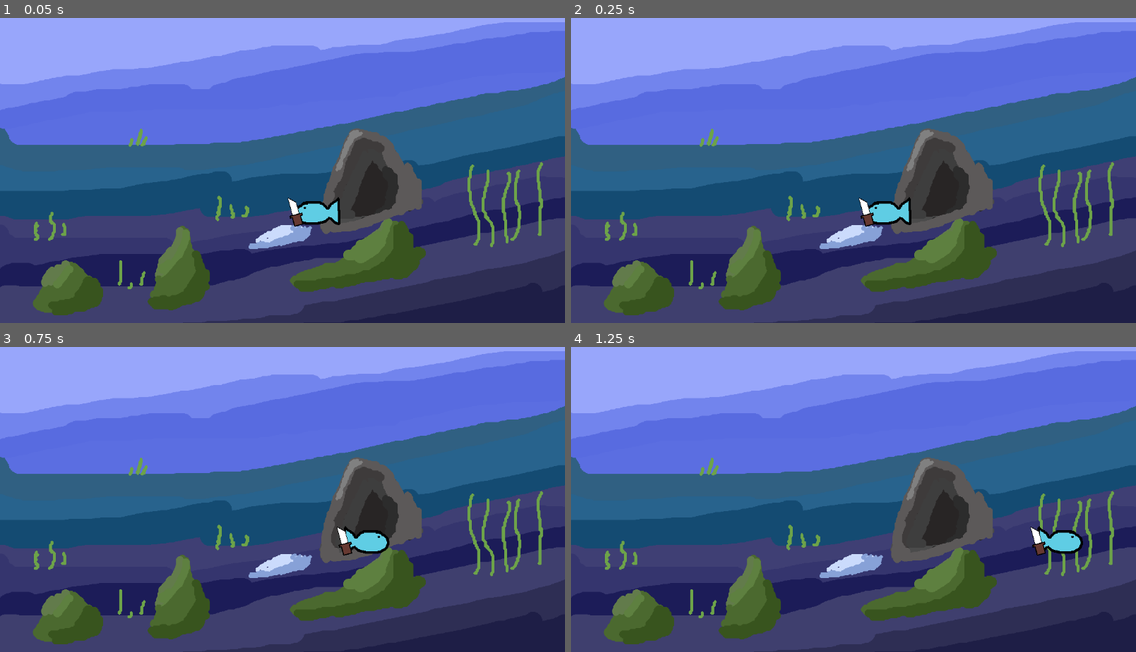
Above: before the commit, frames 1-4 (two rows, left to right).
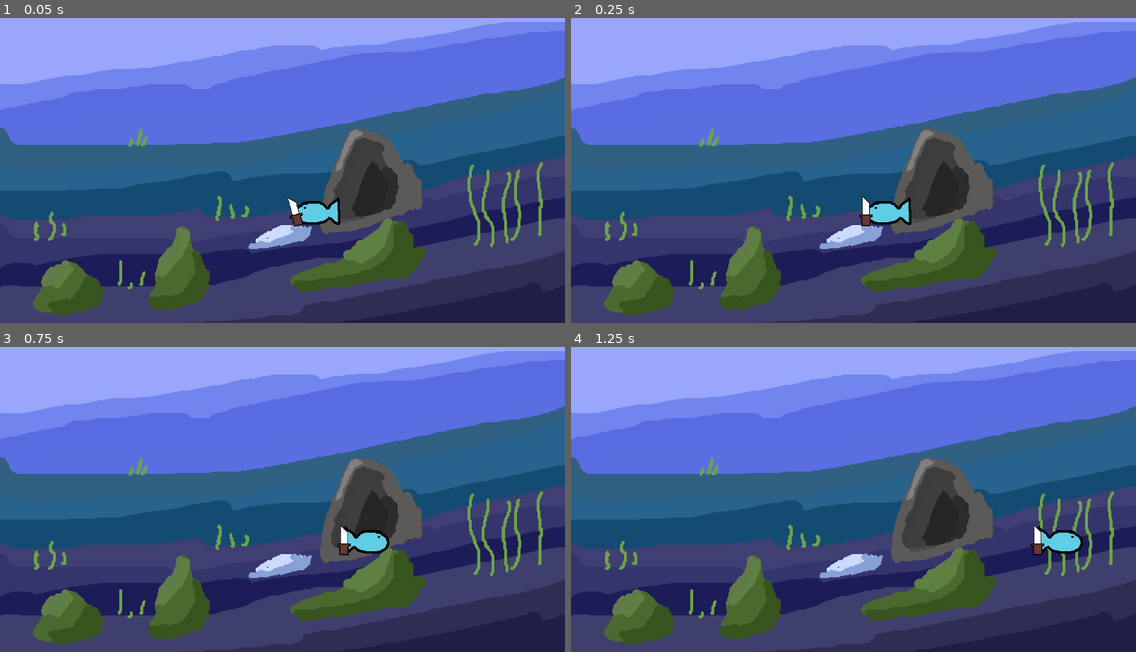
Above: after the commit, the same moments.

Repository: tony10201/FISH
Game: Godot game, scene res://Assets/Levels/main.tscn
Two runs of this game, one before a commit and one after it. Both use one fixed random seed, a clock stepped at 60 frames per second and the inputs below. The engine's default icon, where the game draws it, is replaced by a stand-in: a white triangle on a blue panel in a dark square.
Inputs:
- Up to frame 1 (0.05 s): no input
- Up to frame 2 (0.25 s): no input
- Up to frame 3 (0.75 s): tap Enter at 0.5 s; hold D (Right) from 0.53 s (still down)
- Up to frame 4 (1.25 s): keep holding D (Right)

Frame 1 is identical in both runs. In frame 2, 0.1% of the frame differs, in the area x 50-54%, y 58-69%; in frame 3, 0.1%; in frame 4, 0.1%, in the area x 81-84%, y 58-69%.

Commit message:
Fixed some animation stoof

Diff:
--- a/Assets/Levels/main.tscn
+++ b/Assets/Levels/main.tscn
@@ -1,7 +1,7 @@
 [gd_scene load_steps=3 format=3 uid="uid://csqre40u1yra3"]
 
 [ext_resource type="PackedScene" uid="uid://cpxcs7strlh71" path="res://Assets/level.tscn" id="2_m2cu8"]
-[ext_resource type="PackedScene" uid="uid://c0eba5vvks1f3" path="res://Assets/Player/player.tscn" id="2_nlnoh"]
+[ext_resource type="PackedScene" uid="uid://c0eba5vvks1f3" path="res://Assets/Player/Player.tscn" id="2_nlnoh"]
 
 [node name="Main" type="Node2D"]
 
--- a/Assets/Player/Knife.tscn
+++ b/Assets/Player/Knife.tscn
@@ -1,10 +1,76 @@
-[gd_scene load_steps=4 format=3 uid="uid://yi4s2b8c527p"]
+[gd_scene load_steps=14 format=3 uid="uid://yi4s2b8c527p"]
 
 [ext_resource type="Script" path="res://Assets/Player/knife.gd" id="1_ttlk5"]
 [ext_resource type="Texture2D" uid="uid://yrlffg0kiiec" path="res://Assets/Player/Knife.png" id="1_wlmh5"]
 
 [sub_resource type="RectangleShape2D" id="RectangleShape2D_ntf53"]
 size = Vector2(27, 61)
+
+[sub_resource type="Animation" id="Animation_2igki"]
+resource_name = "Swing"
+length = 0.2
+tracks/0/type = "value"
+tracks/0/imported = false
+tracks/0/enabled = true
+tracks/0/path = NodePath(".:rotation")
+tracks/0/interp = 1
+tracks/0/loop_wrap = true
+tracks/0/keys = {
+"times": PackedFloat32Array(0, 0.1, 0.2),
+"transitions": PackedFloat32Array(1, 1, 1),
+"update": 0,
+"values": [0.0, -0.785397, 0.0]
+}
+
+[sub_resource type="Animation" id="Animation_j12rt"]
+length = 0.001
+tracks/0/type = "value"
+tracks/0/imported = false
+tracks/0/enabled = true
+tracks/0/path = NodePath(".:rotation")
+tracks/0/interp = 1
+tracks/0/loop_wrap = true
+tracks/0/keys = {
+"times": PackedFloat32Array(0),
+"transitions": PackedFloat32Array(1),
+"update": 0,
+"values": [0.0]
+}
+
+[sub_resource type="Animation" id="Animation_d6apo"]
+resource_name = "Idle"
+
+[sub_resource type="AnimationLibrary" id="AnimationLibrary_s1xwg"]
+_data = {
+"Idle": SubResource("Animation_d6apo"),
+"RESET": SubResource("Animation_j12rt"),
+"Swing": SubResource("Animation_2igki")
+}
+
+[sub_resource type="AnimationNodeAnimation" id="AnimationNodeAnimation_var3s"]
+animation = &"Idle"
+
+[sub_resource type="AnimationNodeAnimation" id="AnimationNodeAnimation_l7ync"]
+animation = &"Swing"
+
+[sub_resource type="AnimationNodeStateMachineTransition" id="AnimationNodeStateMachineTransition_hm3nt"]
+switch_mode = 2
+advance_mode = 2
+
+[sub_resource type="AnimationNodeStateMachineTransition" id="AnimationNodeStateMachineTransition_ya6hj"]
+advance_mode = 2
+
+[sub_resource type="AnimationNodeStateMachineTransition" id="AnimationNodeStateMachineTransition_qvtr4"]
+advance_mode = 2
+
+[sub_resource type="AnimationNodeStateMachine" id="AnimationNodeStateMachine_nx3pr"]
+states/End/position = Vector2(585, 100)
+states/Idle/node = SubResource("AnimationNodeAnimation_var3s")
+states/Idle/position = Vector2(337, 100)
+states/Start/position = Vector2(243, 100)
+states/Swing/node = SubResource("AnimationNodeAnimation_l7ync")
+states/Swing/position = Vector2(464, 100)
+transitions = ["Swing", "End", SubResource("AnimationNodeStateMachineTransition_hm3nt"), "Start", "Idle", SubResource("AnimationNodeStateMachineTransition_ya6hj"), "Idle", "Swing", SubResource("AnimationNodeStateMachineTransition_qvtr4")]
 
 [node name="Knife" type="Area2D"]
 script = ExtResource("1_ttlk5")
@@ -17,4 +83,13 @@
 position = Vector2(0.5, -0.5)
 shape = SubResource("RectangleShape2D_ntf53")
 
+[node name="AnimationPlayer" type="AnimationPlayer" parent="."]
+libraries = {
+"": SubResource("AnimationLibrary_s1xwg")
+}
+
+[node name="AnimationTree" type="AnimationTree" parent="."]
+tree_root = SubResource("AnimationNodeStateMachine_nx3pr")
+anim_player = NodePath("../AnimationPlayer")
+
 [connection signal="body_entered" from="." to="." method="detectHit"]
--- a/Assets/Player/Player.tscn
+++ b/Assets/Player/Player.tscn
@@ -18,4 +18,3 @@
 
 [node name="Knife" parent="." instance=ExtResource("3_gan1r")]
 position = Vector2(-46, 0)
-rotation = -0.261799
